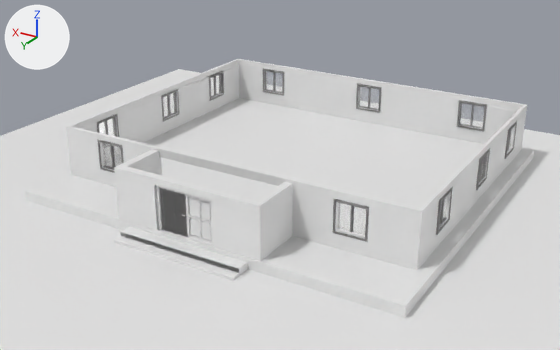
Two versions of the Blender file untitled.blend, one commit apart.
Both versions are drawn from a 50 mm lens placed at (-47.3, 70.6, 41.4), pointed at (-0.2, -7.9, 2.1). Every picture has the same lights, and +X, +Y and +Z are marked at upper left.
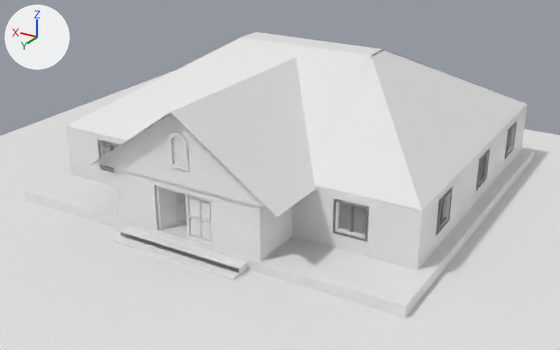
What changed in the scene script:
```text
Change me_cube:
    used by ob_cube_016; location = (3.17, 9.88, 2.29)
    remove me_cube.from_pydata(...)  # 159 vertices, 144 faces; spans x -2.53..1.0, y 0.57..0.78, z -1.0..4.29
    add me_cube.from_pydata(...)  # 20 vertices, 18 faces; spans x -24.36..23.76, y -45.23..-5.89, z -1.01..8.36
    me_cube part 1: 159 vertices removed from x -2.53..1.0, y 0.57..0.78, z -1.0..4.29; 20 vertices added at x -24.36..23.76, y -45.23..-5.89, z -1.01..8.36
Change me_cube_008:
    used by ob_cube_018; location = (3.17, 9.88, 2.29)
    remove me_cube_008.from_pydata(...)  # 159 vertices, 144 faces; spans x -2.53..1.0, y 0.57..0.78, z -1.0..4.29
    add me_cube_008.from_pydata(...)  # 16 vertices, 9 faces; spans x -14.69..10.24, y -23.35..2.21, z -1.0..7.59
    me_cube_008 part 2: 159 vertices removed from x -2.53..1.0, y 0.57..0.78, z -1.0..4.29; 16 vertices added at x -14.69..10.24, y -23.35..2.21, z -1.0..7.59
Add me_cube_031:
    me_cube_031.from_pydata(...)  # 92 vertices, 92 faces; spans x -1.0..-0.43, y -1.36..1.0, z -1.0..3.03
    me_cube_031.polygons.foreach_set('use_smooth', [True] * 92)
Change ob_cube_016:
    ob_cube_016.location: (3.17, 9.88, 2.29) -> (0.59, 10.22, 9.02)
Change ob_cube_018:
    ob_cube_018.location: (3.17, 9.88, 2.29) -> (2.61, 10.31, 8.79)
Add ob_cube_022:
    ob_cube_022 = bpy.data.objects.new('Cube.022', me_cube_031)
    ob_cube_022.location = (0.42, 11.94, 10.85)
    ob_cube_022.rotation_euler = (0.0, 0.0, 1.617)  # degrees (0, 0, 93)
```

Where the change shows, as pixel boxes (x1, y1, x2, y2) in the pictures (560 x 350 px):
'Cube.016', reshaped, moved (1437% wider, 258% taller)
    before: (159, 188, 188, 237)
    after: (67, 32, 527, 210)
'Cube.018', reshaped, moved (not visible before)
    after: (89, 57, 316, 217)
'Cube.022', added
    after: (168, 131, 189, 170)
'Cube.017', unchanged, uncovered by the edit
    after: (159, 188, 187, 230)
